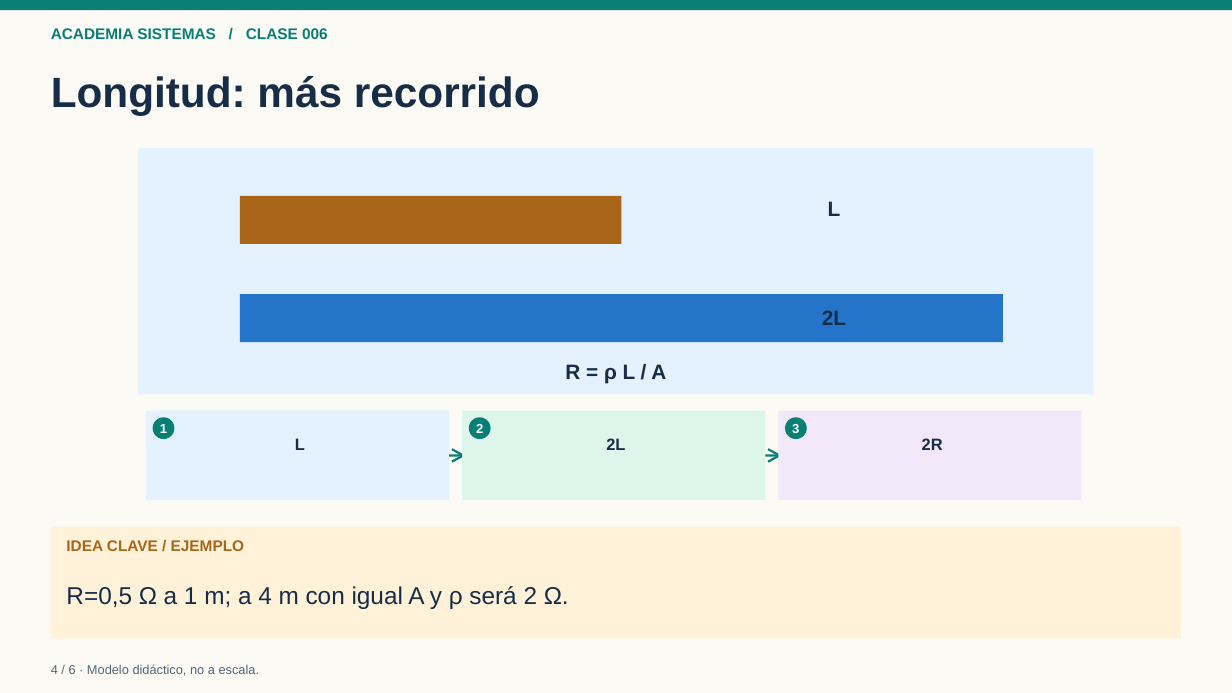
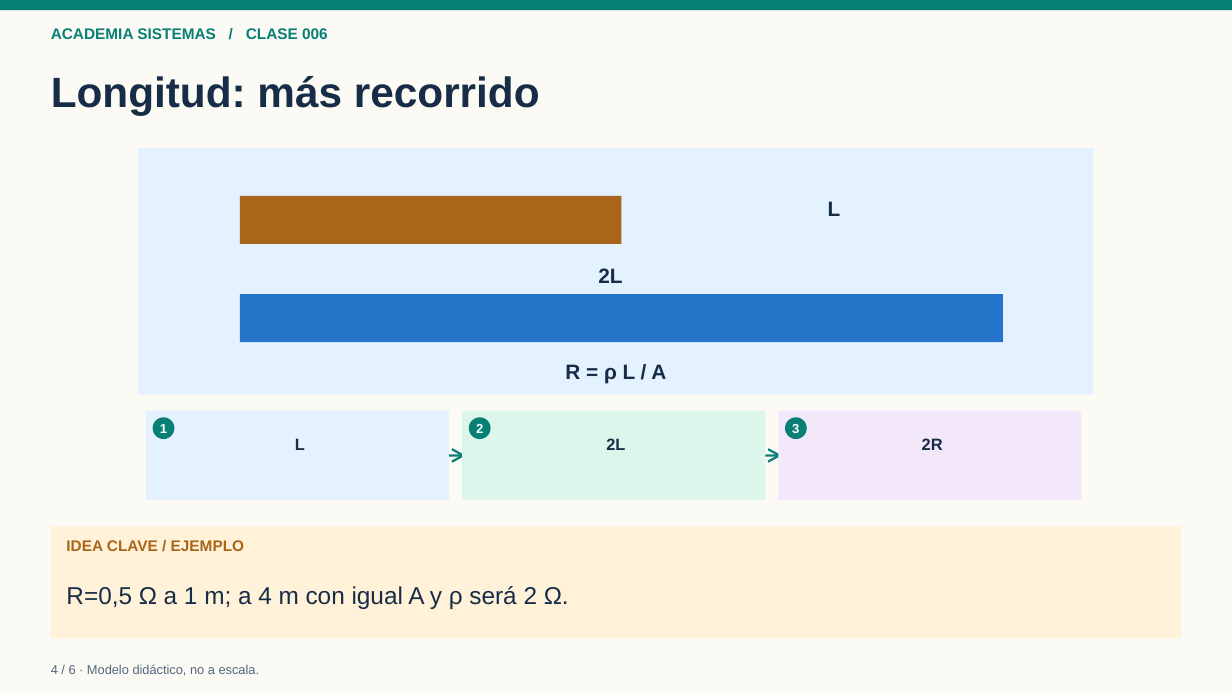
Before and after one commit to mangelmorenomoreno/academia-sistemas, a slide deck: slide 4 of modulos/01-electronica-basica/clases/006-resistencia-resistividad/presentaciones/006-presentacion.pptx. Drawn at 1232x693 pixels with LibreOffice and Linux fonts; fonts in the diff are those of the drawing. Boxes give left, top, right and bottom in pixels: in the first picture for what was removed or moved away, otherwise in the second. Text is boxed around its words. In the diff, an @@ line names an element or a change of style, - is before the commit and + after.

```diff
--- a/modulos/01-electronica-basica/clases/006-resistencia-resistividad/presentaciones/006-presentacion.pptx
+++ b/modulos/01-electronica-basica/clases/006-resistencia-resistividad/presentaciones/006-presentacion.pptx
@@ text "2L": place and size @@
-text "2L" at <box>822,310,846,325</box>
+text "2L" at <box>598,268,622,283</box>
```
Also in this commit, not shown: 8 other files.
